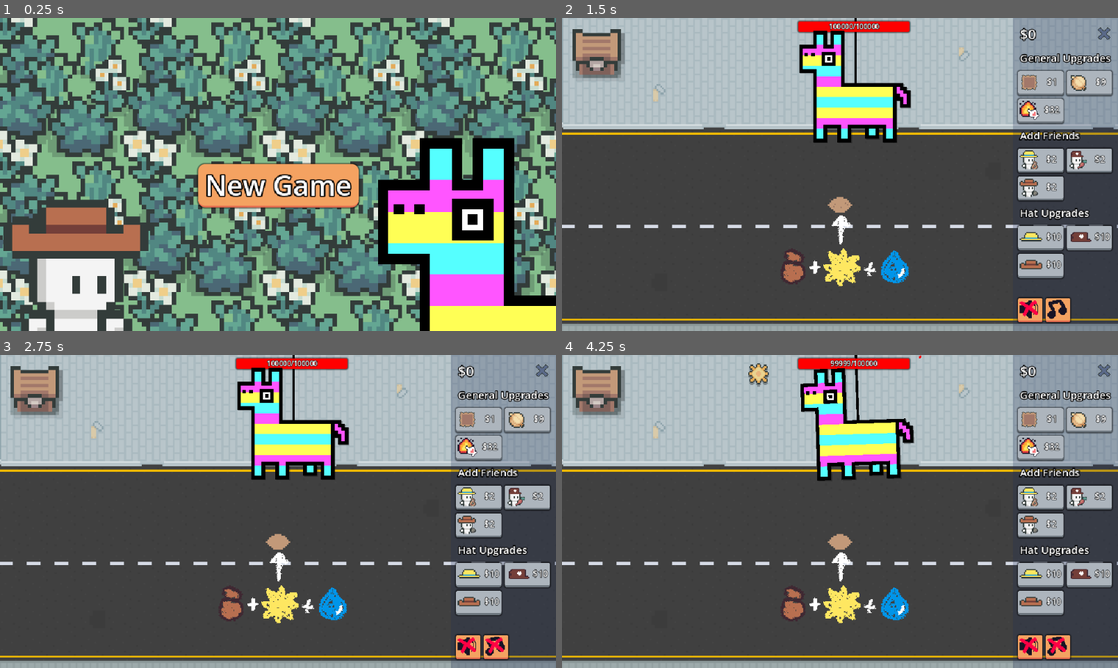
Above: before the commit, frames 1-4 (two rows, left to right).
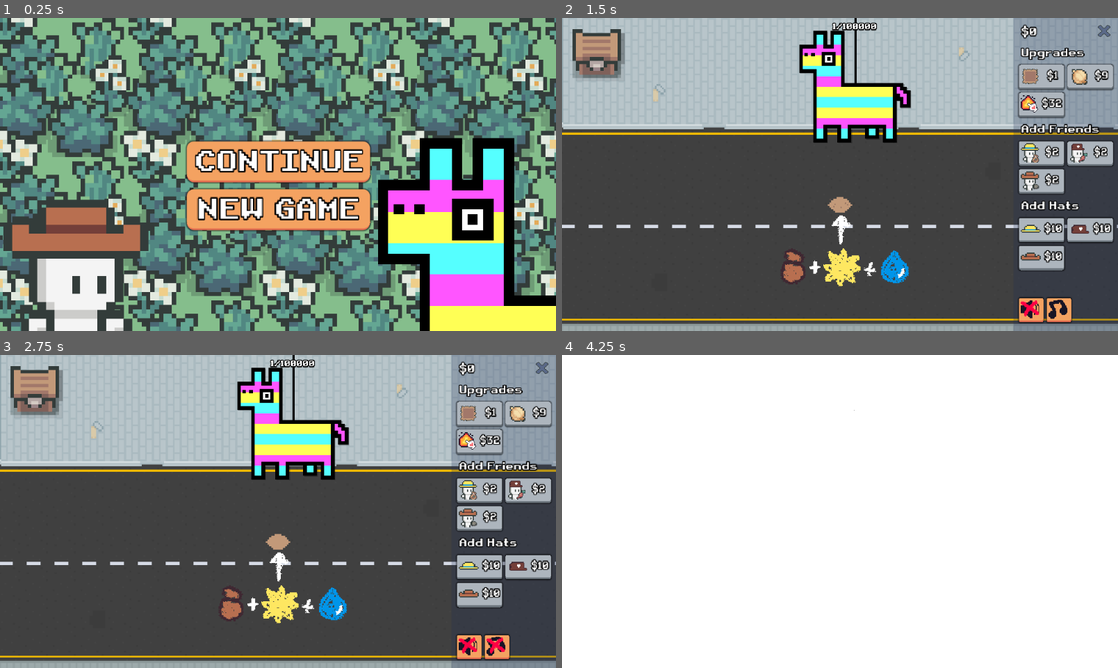
Above: after the commit, the same moments.

Repository: eric-marsh/farminata
Game: Godot game, scene res://scene/scene_switcher.tscn
Same seed, same stepped clock (60 frames per second), same inputs: the game is played once before the commit and once after it. Sound files missing from this copy of the repository are replaced by a short silence.
Inputs (mouse positions are in pixels of both pictures, inside the frame that each line leads up to):
- Up to frame 1 (0.25 s): no input
- Up to frame 2 (1.5 s): click "New Game" (after the commit: "NEW GAME") at 0.5 s; click (1029, 309) at 1.25 s
- Up to frame 3 (2.75 s): click (494, 646) at 2 s
- Up to frame 4 (4.25 s): tap Enter at 2.75 s; drag from (840, 536) to (595, 392) at 2.77 s; tap Space at 3.5 s; drag from (851, 423) to (840, 536) at 3.52 s

The runs differ from the first frame. In frame 1, 8.4% of the frame differs, in the area x 33-67%, y 38-69%; in frame 2, 8.6%; in frame 3, 8.6%; in frame 4, 100%, in the area x 0-100%, y 0-100%.

Commit message:
update font

Diff:
--- a/font/credits_text.tres
+++ b/font/credits_text.tres
@@ -1,6 +1,9 @@
-[gd_resource type="LabelSettings" format=3 uid="uid://cwfpw57os12kv"]
+[gd_resource type="LabelSettings" load_steps=2 format=3 uid="uid://cwfpw57os12kv"]
+
+[ext_resource type="FontFile" uid="uid://bx6xmb8psd5vn" path="res://font/Retro Gaming.ttf" id="1_x34wd"]
 
 [resource]
+font = ExtResource("1_x34wd")
 font_size = 14
 outline_size = 6
 outline_color = Color(0, 0, 0, 1)
--- a/font/credits_title.tres
+++ b/font/credits_title.tres
@@ -1,6 +1,9 @@
-[gd_resource type="LabelSettings" format=3 uid="uid://bj5mtd81sdkad"]
+[gd_resource type="LabelSettings" load_steps=2 format=3 uid="uid://bj5mtd81sdkad"]
+
+[ext_resource type="FontFile" uid="uid://bx6xmb8psd5vn" path="res://font/Retro Gaming.ttf" id="1_omcuw"]
 
 [resource]
+font = ExtResource("1_omcuw")
 font_size = 18
 outline_size = 6
 outline_color = Color(0, 0, 0, 1)
--- /dev/null
+++ b/font/upgrade_menu.tres
@@ -0,0 +1,9 @@
+[gd_resource type="LabelSettings" load_steps=2 format=3 uid="uid://bd4vkfg7shgsy"]
+
+[ext_resource type="FontFile" uid="uid://bx6xmb8psd5vn" path="res://font/Retro Gaming.ttf" id="1_0pdrb"]
+
+[resource]
+font = ExtResource("1_0pdrb")
+font_size = 12
+outline_size = 4
+outline_color = Color(0, 0, 0, 1)
--- a/scene/canvas_layer.tscn
+++ b/scene/canvas_layer.tscn
@@ -20,6 +20,7 @@
 [ext_resource type="Texture2D" uid="uid://n2n7wl7ujumx" path="res://img/ui/lightning.png" id="10_fqykr"]
 [ext_resource type="Texture2D" uid="uid://cds4byaai5o42" path="res://img/ui/music.png" id="15_espfs"]
 [ext_resource type="Texture2D" uid="uid://c4x2jxpiam0km" path="res://img/ui/effects.png" id="16_5rgua"]
+[ext_resource type="LabelSettings" uid="uid://bd4vkfg7shgsy" path="res://font/upgrade_menu.tres" id="16_jstr3"]
 
 [sub_resource type="StyleBoxFlat" id="StyleBoxFlat_4djp7"]
 bg_color = Color(0.678431, 0.709804, 0.741176, 1)
@@ -236,9 +237,11 @@
 
 [node name="MoneyLabel" type="Label" parent="MarginContainer/HBoxContainer/Menu/HBoxContainer/VBoxContainer/MarginContainer"]
 layout_mode = 2
+theme = ExtResource("2_hpb7r")
 theme_override_colors/font_color = Color(1, 1, 1, 1)
 theme_override_constants/outline_size = 4
 text = "$200"
+label_settings = ExtResource("16_jstr3")
 
 [node name="CloseMenuButton" type="Button" parent="MarginContainer/HBoxContainer/Menu/HBoxContainer/VBoxContainer/MarginContainer"]
 custom_minimum_size = Vector2(16, 16)
@@ -257,9 +260,11 @@
 
 [node name="FarmUpgradeLabel" type="Label" parent="MarginContainer/HBoxContainer/Menu/HBoxContainer/VBoxContainer/FarmUpgrades"]
 layout_mode = 2
+theme = ExtResource("2_hpb7r")
 theme_override_constants/outline_size = 4
 theme_override_font_sizes/font_size = 12
-text = "General Upgrades"
+text = "Upgrades"
+label_settings = ExtResource("16_jstr3")
 
 [node name="VBoxContainer" type="VBoxContainer" parent="MarginContainer/HBoxContainer/Menu/HBoxContainer/VBoxContainer/FarmUpgrades"]
 layout_mode = 2
@@ -348,9 +353,10 @@
 
 [node name="HelperUpgradeLabel" type="Label" parent="MarginContainer/HBoxContainer/Menu/HBoxContainer/VBoxContainer/HelperUpgrades"]
 layout_mode = 2
-theme_override_constants/outline_size = 4
+theme = ExtResource("2_hpb7r")
 theme_override_font_sizes/font_size = 12
 text = "Add Friends"
+label_settings = ExtResource("16_jstr3")
 
 [node name="HBoxContainer" type="HBoxContainer" parent="MarginContainer/HBoxContainer/Menu/HBoxContainer/VBoxContainer/HelperUpgrades"]
 layout_mode = 2
@@ -391,9 +397,11 @@
 
 [node name="HatUpgradeLabel" type="Label" parent="MarginContainer/HBoxContainer/Menu/HBoxContainer/VBoxContainer/HatUpgrades"]
 layout_mode = 2
+theme = ExtResource("2_hpb7r")
 theme_override_constants/outline_size = 4
 theme_override_font_sizes/font_size = 12
-text = "Hat Upgrades"
+text = "Add Hats"
+label_settings = ExtResource("16_jstr3")
 
 [node name="HBoxContainer" type="HBoxContainer" parent="MarginContainer/HBoxContainer/Menu/HBoxContainer/VBoxContainer/HatUpgrades"]
 layout_mode = 2
--- a/scene/credits.tscn
+++ b/scene/credits.tscn
@@ -60,7 +60,7 @@
 theme = ExtResource("3_j6beo")
 theme_override_constants/outline_size = 6
 theme_override_font_sizes/font_size = 23
-text = "Continue"
+text = "CONTINUE"
 
 [node name="NewGamePlusButton" type="Button" parent="MarginContainer/VBoxContainer/HBoxContainer"]
 custom_minimum_size = Vector2(77, 24)
@@ -69,7 +69,7 @@
 theme = ExtResource("3_j6beo")
 theme_override_constants/outline_size = 6
 theme_override_font_sizes/font_size = 23
-text = "New Game+"
+text = "NEW GAME+"
 
 [node name="NEWGAMEPLUSOVER" type="Label" parent="MarginContainer/VBoxContainer"]
 visible = false
--- a/scene/piniata.tscn
+++ b/scene/piniata.tscn
@@ -1,7 +1,8 @@
-[gd_scene load_steps=16 format=3 uid="uid://c0isrep8hx4u6"]
+[gd_scene load_steps=17 format=3 uid="uid://c0isrep8hx4u6"]
 
 [ext_resource type="Texture2D" uid="uid://db0815guajv36" path="res://img/piniata/piniata.png" id="1_ddpin"]
 [ext_resource type="Script" uid="uid://dybxqlmd0pudk" path="res://script/piniata.gd" id="1_j2vsm"]
+[ext_resource type="FontFile" uid="uid://bx6xmb8psd5vn" path="res://font/Retro Gaming.ttf" id="2_7i3q2"]
 [ext_resource type="Texture2D" uid="uid://cq8x1748t1ssk" path="res://img/piniata/piniata_hit.png" id="3_nu8ja"]
 [ext_resource type="PackedScene" uid="uid://dx7x4rdgygqg6" path="res://scene/output.tscn" id="3_odym4"]
 [ext_resource type="Texture2D" uid="uid://ci4cpk4no35dd" path="res://img/piniata/eye.png" id="4_rrcj7"]
@@ -19,8 +20,9 @@
 shadow_size = 2
 
 [sub_resource type="LabelSettings" id="LabelSettings_nu8ja"]
-font_size = 8
-outline_size = 2
+font = ExtResource("2_7i3q2")
+font_size = 9
+outline_size = 4
 outline_color = Color(0, 0, 0, 1)
 
 [sub_resource type="ShaderMaterial" id="ShaderMaterial_7i3q2"]
--- a/scene/scene_switcher.tscn
+++ b/scene/scene_switcher.tscn
@@ -40,19 +40,18 @@
 theme_override_constants/separation = 12
 
 [node name="ContinueGameButton" type="Button" parent="MainMenu/MarginContainer/VBoxContainer"]
-visible = false
 layout_mode = 2
 theme = ExtResource("3_gwfmr")
 theme_override_constants/outline_size = 6
 theme_override_font_sizes/font_size = 32
-text = "Continue"
+text = "CONTINUE"
 
 [node name="NewGameButton" type="Button" parent="MainMenu/MarginContainer/VBoxContainer"]
 layout_mode = 2
 theme = ExtResource("3_gwfmr")
 theme_override_constants/outline_size = 6
 theme_override_font_sizes/font_size = 32
-text = "New Game"
+text = "NEW GAME"
 
 [connection signal="pressed" from="MainMenu/MarginContainer/VBoxContainer/ContinueGameButton" to="." method="_on_continue_game_button_pressed"]
 [connection signal="pressed" from="MainMenu/MarginContainer/VBoxContainer/NewGameButton" to="." method="_on_new_game_button_pressed"]
--- a/script/credits.gd
+++ b/script/credits.gd
@@ -3,19 +3,22 @@
 
 @onready var margin_container = $MarginContainer
 @onready var new_game_plus_button: Button = $MarginContainer/VBoxContainer/HBoxContainer/NewGamePlusButton
-
+@onready var continue_playing: Button = $"MarginContainer/VBoxContainer/HBoxContainer/Continue Playing"
 
 var show_credits: bool = false
 
 var speed: float = 0.4
 func _ready():
+	await get_tree().create_timer(0.01).timeout
 	margin_container.global_position = Vector2(0, 400)
 	self.visible = false
-	new_game_plus_button.text = "New Game+"
-	for i in range(State.num_games_won):
+	new_game_plus_button.text = "NEW GAME"
+	for i in range(State.num_games_won+1):
 		new_game_plus_button.text += "+"
 	if State.num_games_won >= State.max_games:
 		new_game_plus_button.visible = false
+		continue_playing.visible = true
+		continue_playing.disabled = false
 		$MarginContainer/VBoxContainer/NEWGAMEPLUSOVER.visible = true
 		$MarginContainer/Graveyard.visible = true
 
@@ -72,7 +75,7 @@
 func _on_continue_playing_pressed() -> void:
 	show_credits = false
 	visible = false
-
+	print("hii")
 	if Globals.Main and Globals.CanvasLayerNode:
 		Globals.Main.is_raining = true
 		Globals.CanvasLayerNode.visible = true
--- a/script/damage_number.gd
+++ b/script/damage_number.gd
@@ -10,8 +10,9 @@
 
 	number.label_settings.font_color = color
 	number.label_settings.font_size = 8
+	number.label_settings.font = RETRO_GAMING
 	number.label_settings.outline_color = Color.BLACK
-	number.label_settings.outline_size = 2
+	number.label_settings.outline_size = 4
 	number.label_settings.shadow_color = Color(0, 0, 0, 0.3)
 	number.label_settings.shadow_offset = Vector2(1, 1)
 
@@ -39,7 +40,7 @@
 	await tween.finished
 	number.queue_free()
 
-
+const RETRO_GAMING = preload("res://font/Retro Gaming.ttf")
 func display_money_get(value: String, position: Vector2, color: Color = Color.WHITE):
 	var number = Label.new()
 	number.global_position = position
@@ -49,8 +50,9 @@
 
 	number.label_settings.font_color = color
 	number.label_settings.font_size = 12
+	number.label_settings.font = RETRO_GAMING
 	number.label_settings.outline_color = Color.BLACK
-	number.label_settings.outline_size = 2
+	number.label_settings.outline_size = 4
 	number.label_settings.shadow_color = Color(0, 0, 0, 0.3)
 	number.label_settings.shadow_offset = Vector2(1, 1)
 
--- a/script/debug.gd
+++ b/script/debug.gd
@@ -12,8 +12,8 @@
 
 var START_WITH_ALL_CROPS_UNLOCKED: bool = false
 
-var PINIATA_HP: int = 0
-var FAST_CREDITS: bool = false
+var PINIATA_HP: int = 1
+var FAST_CREDITS: bool = true
 
 var SKIP_MAIN_MENU: bool = false
 
--- a/script/state.gd
+++ b/script/state.gd
@@ -92,6 +92,7 @@
 	"total_piniata_clicks",
 	"total_seeds_planted",
 	"total_sold_crop_types",
+	"num_games_won",
 	"has_given_bonus"
 ]
 
--- a/theme/main_menu_theme.tres
+++ b/theme/main_menu_theme.tres
@@ -1,4 +1,6 @@
-[gd_resource type="Theme" load_steps=4 format=3 uid="uid://wg2u8m0gujit"]
+[gd_resource type="Theme" load_steps=5 format=3 uid="uid://wg2u8m0gujit"]
+
+[ext_resource type="FontFile" uid="uid://bx6xmb8psd5vn" path="res://font/Retro Gaming.ttf" id="1_ihdej"]
 
 [sub_resource type="StyleBoxFlat" id="StyleBoxFlat_11x1d"]
 bg_color = Color(0.956863, 0.635294, 0.380392, 1)
@@ -30,6 +32,7 @@
 expand_margin_bottom = 2.0
 
 [resource]
+default_font = ExtResource("1_ihdej")
 default_font_size = 12
 Button/colors/font_color = Color(1, 1, 1, 1)
 Button/colors/font_disabled_color = Color(1, 1, 1, 1)
@@ -37,8 +40,9 @@
 Button/colors/font_hover_color = Color(1, 1, 1, 1)
 Button/colors/font_outline_color = Color(0, 0, 0, 1)
 Button/colors/icon_disabled_color = Color(1, 1, 1, 1)
-Button/constants/outline_size = 2
+Button/constants/outline_size = 4
 Button/font_sizes/font_size = 10
+Button/fonts/font = ExtResource("1_ihdej")
 Button/styles/disabled = SubResource("StyleBoxFlat_11x1d")
 Button/styles/focus = SubResource("StyleBoxEmpty_11x1d")
 Button/styles/hover = SubResource("StyleBoxFlat_11x1d")
--- a/theme/upgrade_menu_theme.tres
+++ b/theme/upgrade_menu_theme.tres
@@ -1,4 +1,6 @@
-[gd_resource type="Theme" load_steps=5 format=3 uid="uid://qrqka6k5if6b"]
+[gd_resource type="Theme" load_steps=6 format=3 uid="uid://qrqka6k5if6b"]
+
+[ext_resource type="FontFile" uid="uid://bx6xmb8psd5vn" path="res://font/Retro Gaming.ttf" id="1_7ksnb"]
 
 [sub_resource type="StyleBoxFlat" id="StyleBoxFlat_4djp7"]
 bg_color = Color(0.678431, 0.709804, 0.741176, 1)
@@ -47,6 +49,7 @@
 anti_aliasing = false
 
 [resource]
+default_font = ExtResource("1_7ksnb")
 default_font_size = 12
 Button/colors/font_color = Color(0, 1, 0, 1)
 Button/colors/font_disabled_color = Color(1, 1, 1, 1)
@@ -54,8 +57,9 @@
 Button/colors/font_hover_color = Color(0, 1, 0, 1)
 Button/colors/font_outline_color = Color(0, 0, 0, 1)
 Button/colors/icon_disabled_color = Color(1, 1, 1, 1)
-Button/constants/outline_size = 2
+Button/constants/outline_size = 4
 Button/font_sizes/font_size = 10
+Button/fonts/font = ExtResource("1_7ksnb")
 Button/styles/disabled = SubResource("StyleBoxFlat_4djp7")
 Button/styles/focus = SubResource("StyleBoxEmpty_11x1d")
 Button/styles/hover = SubResource("StyleBoxFlat_11x1d")
@@ -63,4 +67,5 @@
 Button/styles/normal = SubResource("StyleBoxFlat_11x1d")
 Button/styles/pressed = SubResource("StyleBoxFlat_yq5og")
 HBoxContainer/constants/separation = 4
+Label/fonts/font = ExtResource("1_7ksnb")
 VBoxContainer/constants/separation = 6
Binary file added: font/Retro Gaming.ttf
Not shown, added: font/Retro Gaming.ttf.import
Not shown: 1 places in scene/canvas_layer.tscn that only renumber resources
